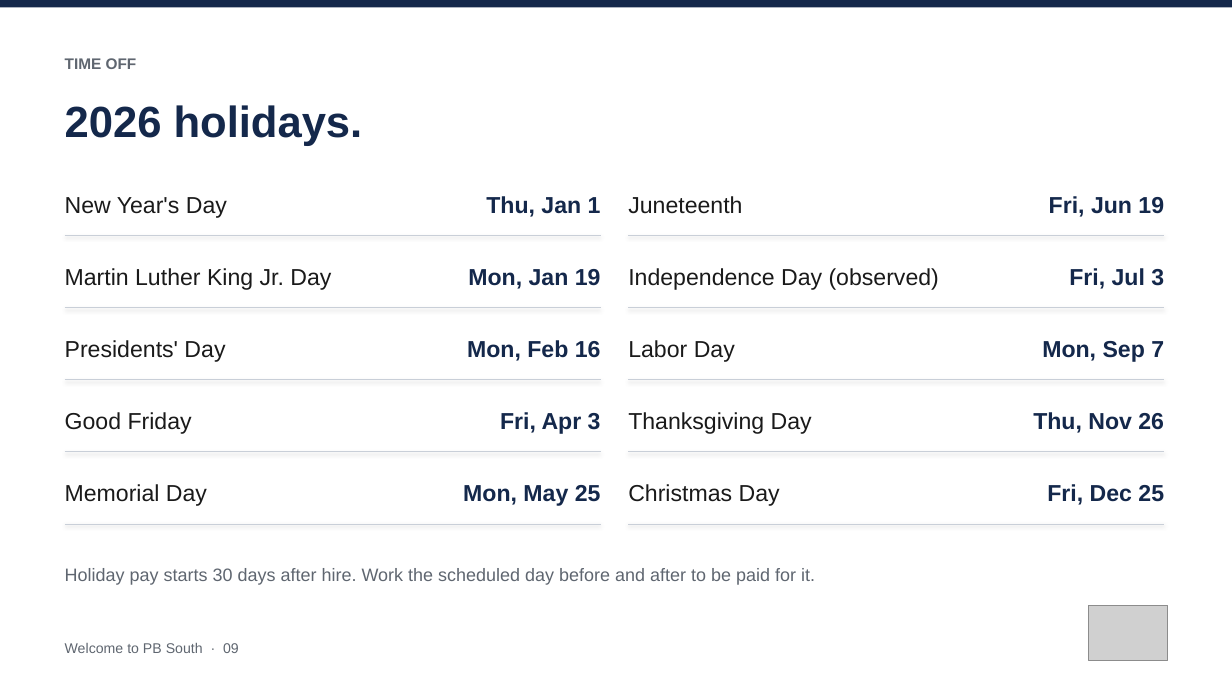
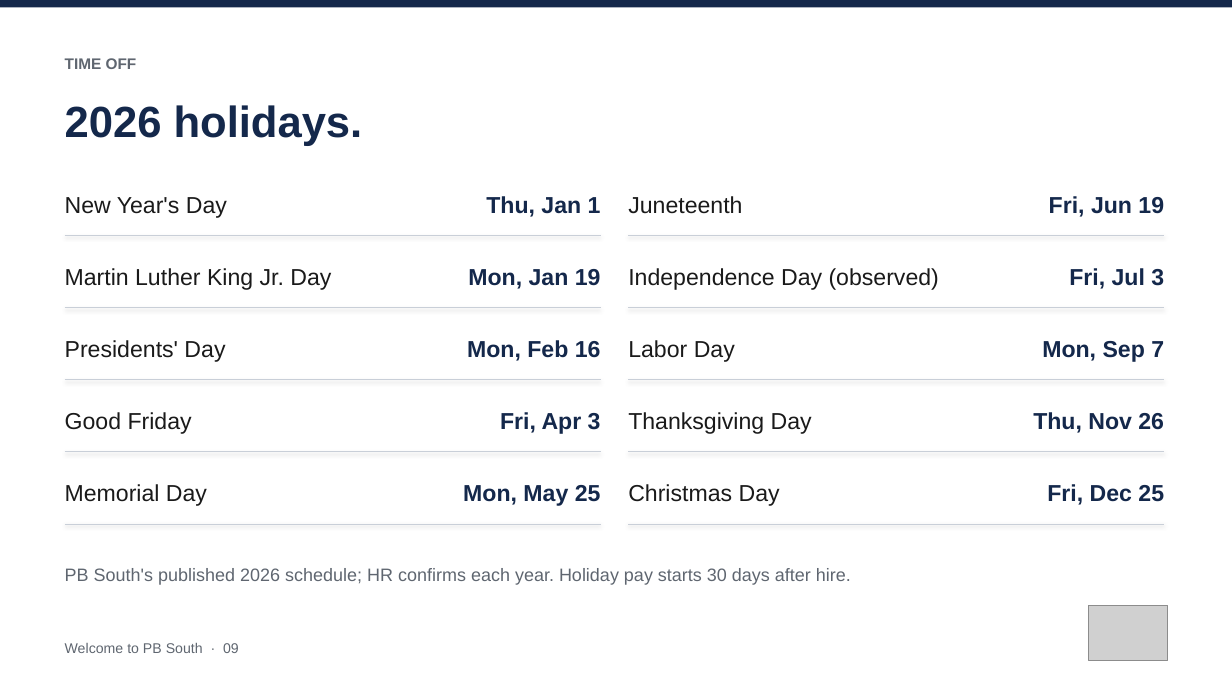
Before and after one commit to EdenExec/Eden-Army, a slide deck: slide 9 of projects/pb-south-onboarding/welcome-to-pb-south-v2.pptx. Drawn at 1232x693 pixels with LibreOffice and Linux fonts; fonts in the diff are those of the drawing; grey boxes stand for pictures. Boxes give left, top, right and bottom in pixels: in the first picture for what was removed or moved away, otherwise in the second. Text is boxed around its words. In the diff, an @@ line names an element or a change of style, - is before the commit and + after.

```diff
--- a/projects/pb-south-onboarding/welcome-to-pb-south-v2.pptx
+++ b/projects/pb-south-onboarding/welcome-to-pb-south-v2.pptx
@@ text at [65, 568, 851, 585]: text changed @@
-Holiday pay starts 30 days after hire. Work the scheduled day before and after to be paid for it.
+PB South's published 2026 schedule; HR confirms each year. Holiday pay starts 30 days after hire.
```
Also in this commit, not shown: 1 other slide changed, 1 other file.
